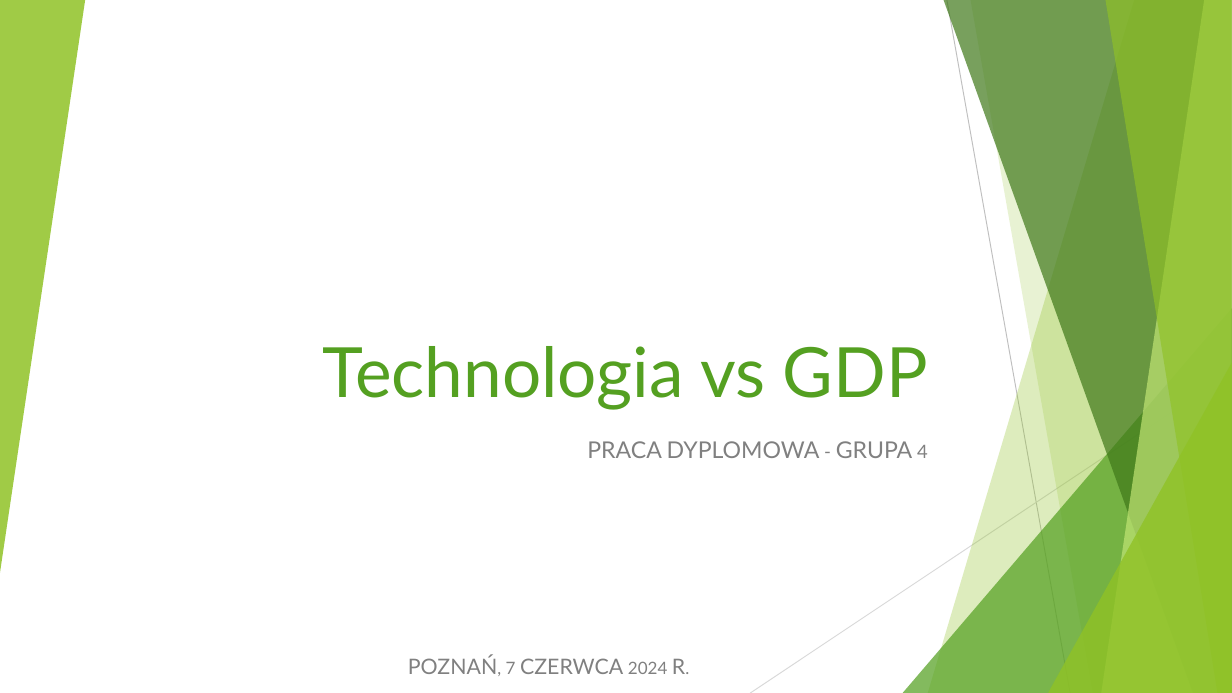
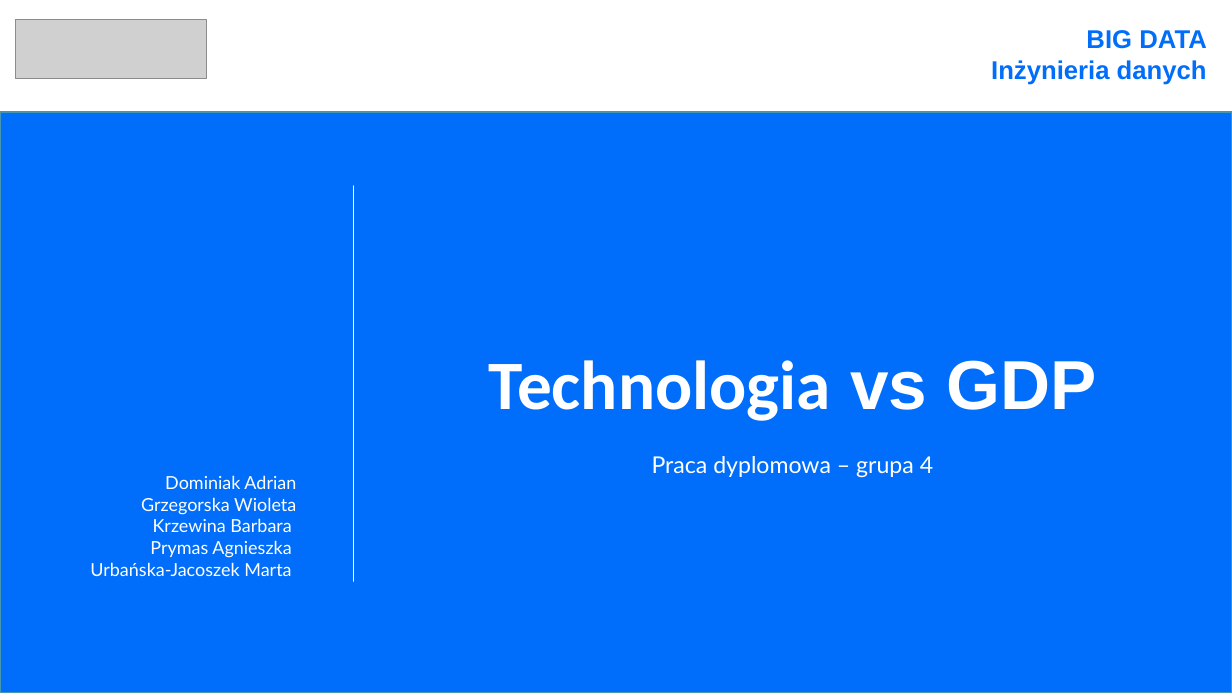
Before and after one commit to MartaJac/Technologia-vs-GDP-Team, a slide deck: slide 1 of Technologia vs GDP.pptx. Drawn at 1232x693 pixels with LibreOffice and Linux fonts; fonts in the diff are those of the drawing; grey boxes stand for pictures. Boxes give left, top, right and bottom in pixels: in the first picture for what was removed or moved away, otherwise in the second. Text is boxed around its words. In the diff, an @@ line names an element or a change of style, - is before the commit and + after.

```diff
--- a/Technologia vs GDP.pptx
+++ b/Technologia vs GDP.pptx
@@ group removed at (x1=0, y1=0, x2=1232, y2=693): 5 freeform shapes, 3 triangles, 2 lines @@
@@ picture added at (x1=16, y1=19, x2=206, y2=79) @@
@@ text added at (x1=991, y1=30, x2=1207, y2=85), 20 pt, text #006EFB, bold @@
+BIG DATA
+Inżynieria danych
@@ rectangle added at (x1=0, y1=112, x2=1232, y2=693), fill #006EFB, outline #4696B1 1.5 pt @@
@@ line added from (354, 186) to (354, 581), #FFFFFF 1 pt @@
@@ title "Technologia vs GDP" moved from (x1=323, y1=346, x2=928, y2=410) to (x1=489, y1=360, x2=1096, y2=421) @@
@@ title "Technologia vs GDP" at (x1=489, y1=360, x2=1096, y2=421): font Lato to Calibri in "Technologia"; font Lato to Arial in "vs GDP"; text colour #54A021 to #FFFFFF, bold on; alignment right to centre @@
@@ text added at (x1=90, y1=475, x2=296, y2=576), 14 pt, text #FFFFFF @@
+Dominiak Adrian
+Grzegorska Wioleta
+Krzewina Barbara
+Prymas Agnieszka
+Urbańska-Jacoszek Marta
@@ text at (x1=652, y1=456, x2=933, y2=478): text changed; text colour #808080 to #FFFFFF @@
-PRACA DYPLOMOWA - GRUPA 4
+Praca dyplomowa – grupa 4
@@ text removed at (x1=408, y1=655, x2=685, y2=674) @@
-POZNAŃ, 7 CZERWCA 2024 R.
```
Also in this commit, not shown: 9 other slides changed.
